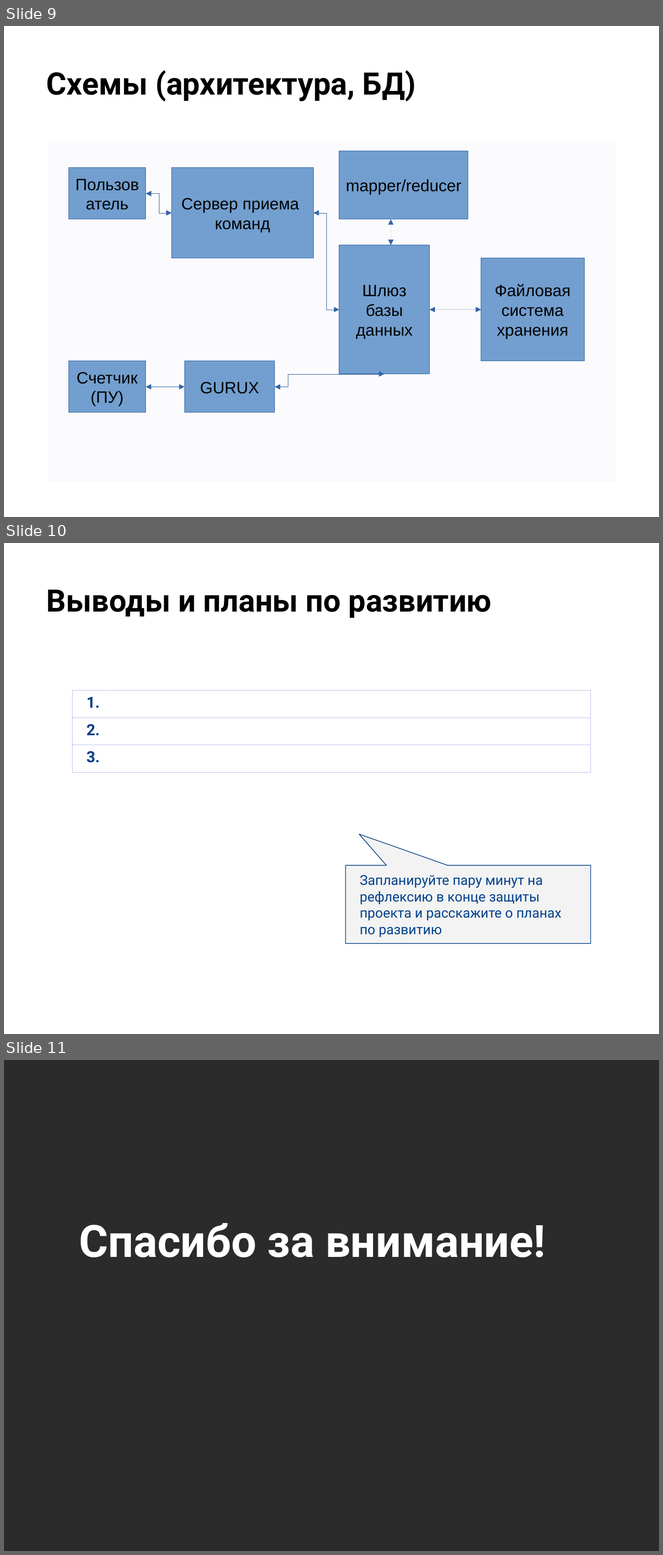
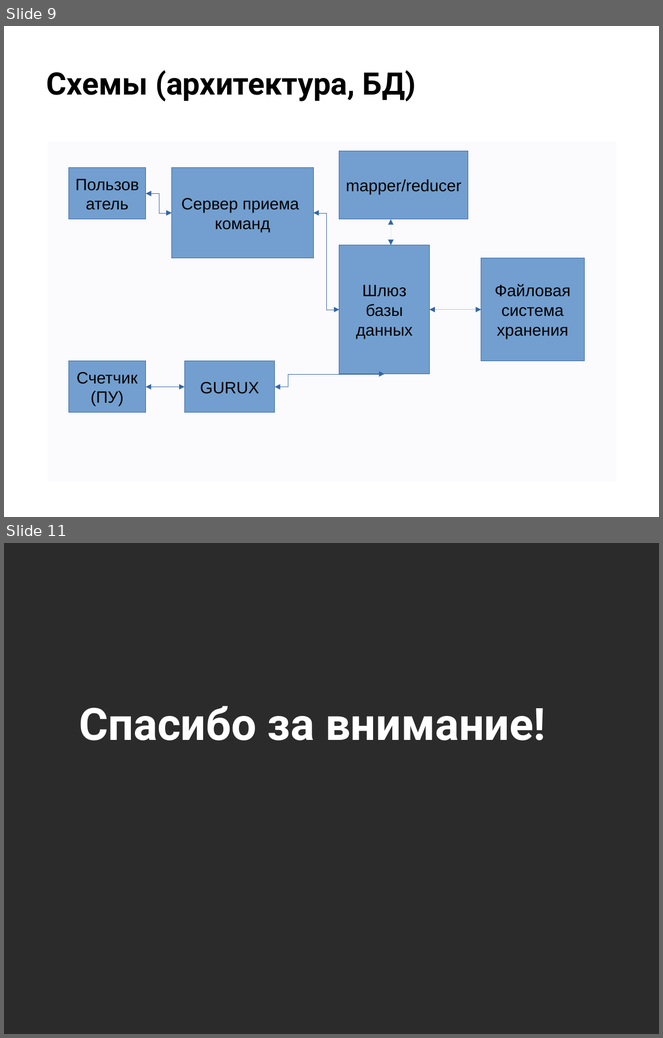
Before and after one commit to otus-learn-ivan/final_project_task, a slide deck: Защита проекта.pptx. Shown one above the other, each under a label of ours: slides 9, 10 and 11 before the commit, slides 9 and 11 after it; the slides between them are not shown. The pictures are 663x1555 and 663x1038 pixels, drawn with LibreOffice and Linux fonts; fonts in the diff are those of the drawing; background and template pictures are left out; a plain dark background stands for a picture behind light text. Boxes give left, top, right and bottom in pixels: in the first picture for what was removed or moved away, otherwise in the second. Text is boxed around its words. In the diff, an @@ line names an element or a change of style, - is before the commit and + after.

```diff
--- a/Защита проекта.pptx
+++ b/Защита проекта.pptx
@@ slide 10 removed at [4,543,659,1034], background picture (left out) @@
@@ title removed at [47,589,492,618] @@
-Выводы и планы по развитию
@@ table removed at [72,691,591,774], 3 rows, 2 columns @@
-1. | 
-2. | 
-3. | 
@@ speech box removed at [345,865,591,943] @@
-Запланируйте пару минут на рефлексию в конце защиты проекта и расскажите о планах по развитию
```
Also in this commit, not shown: 2 slides changed, 1 slide added.
